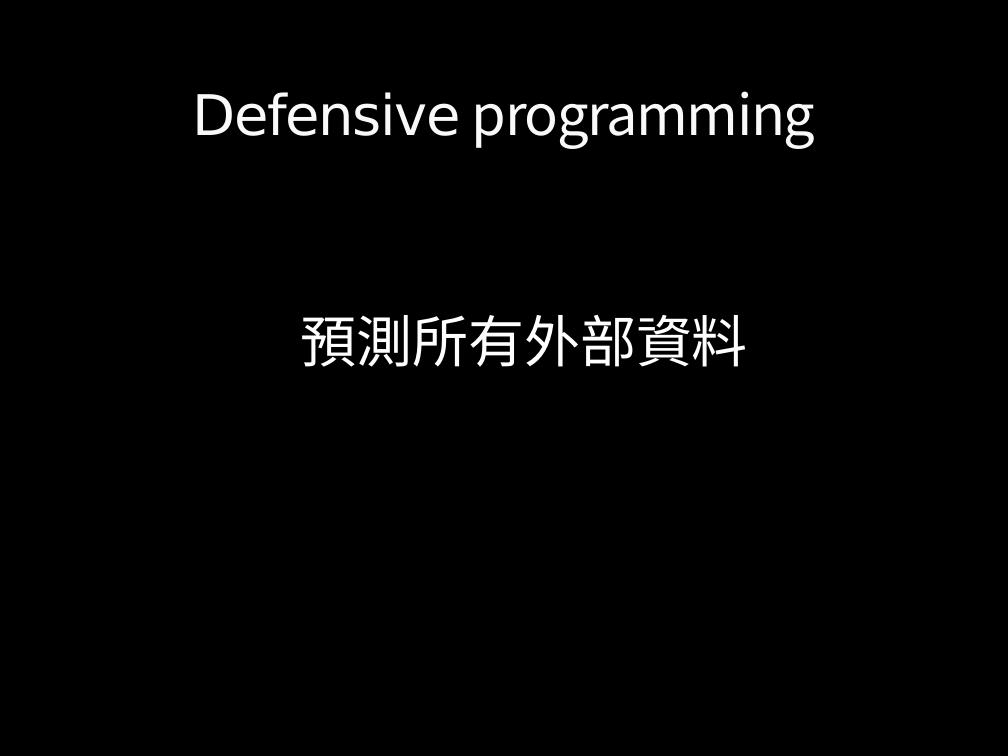
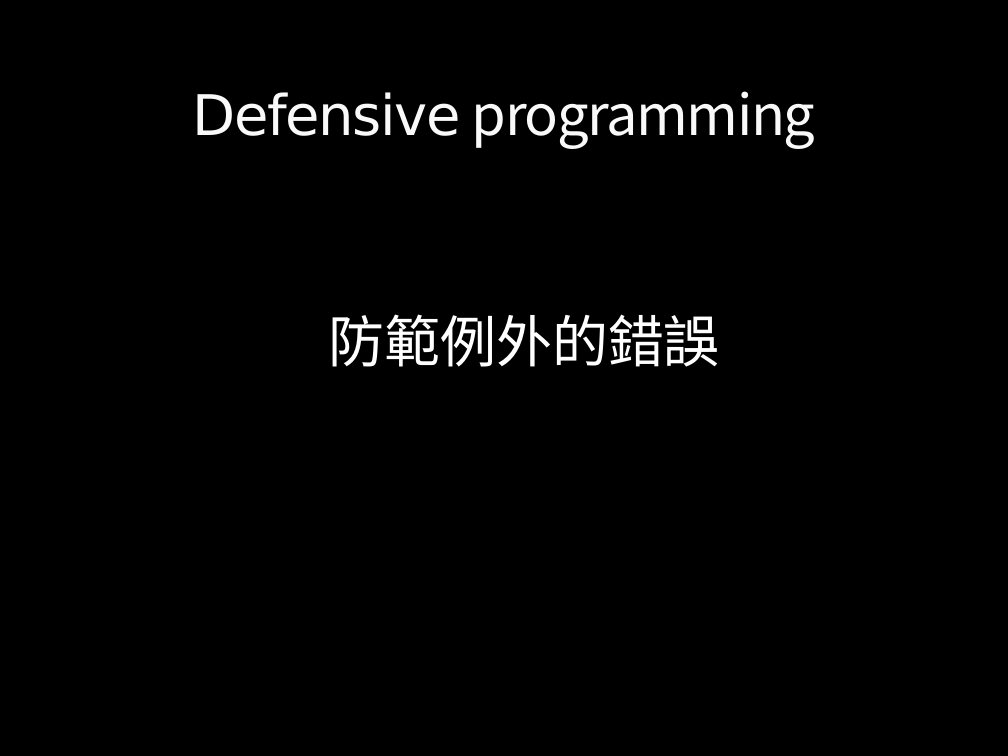
Before and after one commit to boris410/gitlab, a slide deck: slide 5 of 研一/作業二/defensive/Learning Defensive programming.pptx (slide 6 before the commit). Drawn at 1008x756 pixels with LibreOffice and Linux fonts; fonts in the diff are those of the drawing; background and template pictures are left out. Boxes give left, top, right and bottom in pixels: in the first picture for what was removed or moved away, otherwise in the second. Text is boxed around its words. In the diff, an @@ line names an element or a change of style, - is before the commit and + after.

```diff
--- a/研一/作業二/defensive/Learning Defensive programming.pptx
+++ b/研一/作業二/defensive/Learning Defensive programming.pptx
@@ text at (x1=328, y1=314, x2=720, y2=367): text changed @@
-  預測所有外部資料
+  防範例外的錯誤
```
Also in this commit, not shown: 6 other slides changed, 2 slides added, 1 slide removed, 6 other files.
